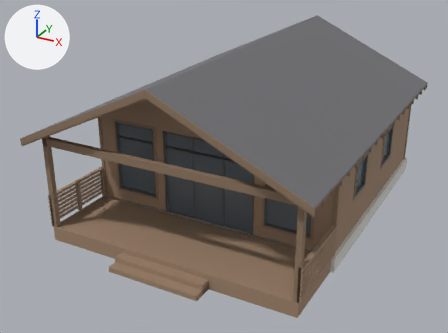
Before and after pictures for a commit that changed the glTF model deliveries/2026-09-29_cabin-2br-terrace/cabin-2br-terrace_3d.glb.
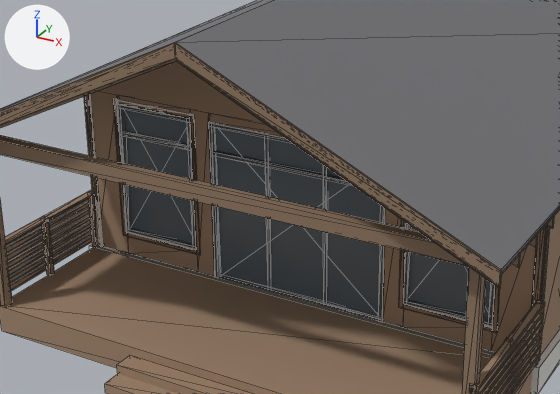
Old and new are each drawn whole from a camera (50 mm lens) standing at (12.15, -14.18, 9.01) and looking at (3.39, 1.73, 1.05) and again close up on the part from 12% to 77% of the width and 20% to 82% of the height. The lights are fixed; the arrows at upper left show +X, +Y and +Z. The older version's two pictures come first. The close-ups show mesh edges as thin lines. Vertices at exactly the same position are counted once.

The first close-up shows 'frame', 'glass', 'rafters', 'roof_tiles', 'slab', 'trim', 'wood' and 1 more.
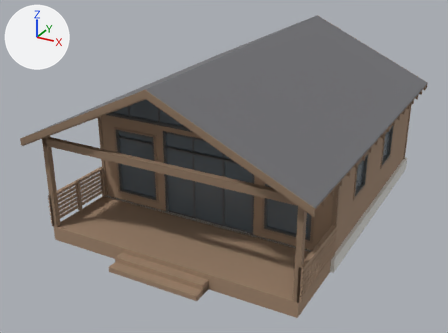
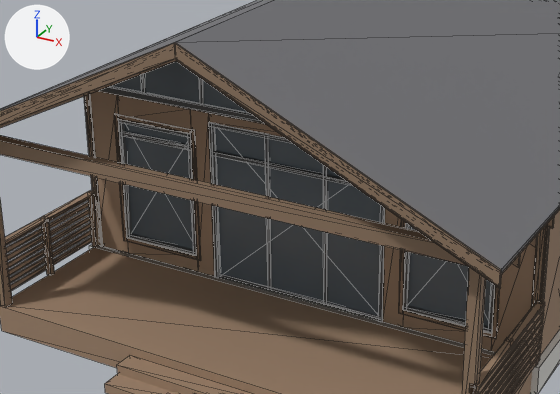
Where the change shows, as pixel boxes [x1, y1, x2, y2] in the close-ups (560 x 394 px; the box of a moved part takes in the faces that stretch with it):
'wood', reshaped
    before: [0, 61, 560, 394]
    after: [0, 91, 560, 394]
'glass', reshaped
    before: [123, 109, 491, 320]
    after: [112, 61, 491, 326]
'frame', reshaped (mostly hidden)
    before: [117, 104, 495, 327]
    after: [99, 74, 495, 333]
part 1 of me_wood, moved or reshaped
    before: [99, 61, 265, 272]
    after: [117, 95, 198, 272]
part 2 of me_wood, moved or reshaped
    before: [403, 309, 493, 351]
    after: [403, 315, 492, 351]
part 3 of me_glass, added
    after: [124, 124, 193, 249]
part 4 of me_glass, added
    after: [409, 226, 491, 326]
part 5 of me_glass, added
    after: [112, 61, 251, 114]
part 6 of me_frame, moved or reshaped
    before: [117, 104, 196, 250]
    after: [118, 119, 196, 256]
part 7 of me_frame, moved or reshaped
    before: [403, 223, 495, 327]
    after: [403, 223, 495, 333]
part 8 of me_frame, added
    after: [99, 86, 265, 124]
part 9 of me_frame, added
    after: [141, 74, 146, 93]
part 10 of me_frame, added
    after: [199, 78, 204, 105]
part 11 of me_trim, moved or reshaped
    before: [113, 99, 201, 255]
    after: [114, 114, 201, 261]
part 12 of me_trim, moved or reshaped
    before: [399, 219, 500, 333]
    after: [399, 219, 500, 339]

Diff of the bpy script that builds the scene:
```diff
--- a/deliveries/2026-09-29_cabin-2br-terrace/cabin-2br-terrace_3d.glb.py
+++ b/deliveries/2026-09-29_cabin-2br-terrace/cabin-2br-terrace_3d.glb.py
@@ me_wood @@
-me_wood.from_pydata(...)  # 332 vertices, 640 faces; spans x -0.14..7.82, y -3.06..7.74, z -0.45..4.62
+me_wood.from_pydata(...)  # 330 vertices, 632 faces; spans x -0.14..7.82, y -3.06..7.74, z -0.45..4.62
+# me_wood part 1: 8 vertices moved from x 0.6..2.0, y -0.06..0.06, z 0.4..2.65 to x 0.6..2.0, y -0.06..0.06, z 0.3..2.4; 2 vertices removed from x 3.84, y -0.06..0.06, z 4.62
+# me_wood part 2: 8 vertices moved from x 5.68..7.08, y -0.06..0.06, z 0.4..2.65 to x 5.68..7.08, y -0.06..0.06, z 0.3..2.4
 me_wood.materials.append(mat_wood)
@@ me_glass @@
 # verts and faces of me_glass; kept vertices keep their numbers, new ones are numbered from 80
-me_glass.from_pydata(...)  # 80 vertices, 120 faces; spans x -0.01..7.69, y -0.01..7.69, z 0.0..2.65
+me_glass.from_pydata(...)  # 86 vertices, 128 faces; spans x -0.01..7.69, y -0.01..7.69, z 0.0..4.48
+# me_glass part 3: a new loose piece, a box spanning x 0.6..2.0, y -0.01..0.01, z 0.3..2.4, in mat_glass (grey #626c73)
+# me_glass part 4: a new loose piece, a box spanning x 5.68..7.08, y -0.01..0.01, z 0.3..2.4, in mat_glass (grey #626c73)
+# me_glass part 5
+verts[80] = (0.1, -0.01, 2.9)
+verts[81] = (7.58, -0.01, 2.9)
+verts[82] = (3.84, -0.01, 4.48)
+for new, old in zip([83, 84, 85], [80, 81, 82]): verts[new] = verts[old] + (0.0, 0.02, 0.0)
+faces += [(80, 81, 82), (83, 85, 84), (81, 83, 84), (80, 83, 81), (82, 84, 85), (81, 84, 82)]
+faces += [(80, 85, 83), (80, 82, 85)]
+# other edits to the shape of me_glass do not show in these pictures
 me_glass.materials.append(mat_glass)
@@ me_frame @@
-me_frame.from_pydata(...)  # 400 vertices, 744 faces; spans x -0.08..7.76, y -0.08..7.76, z 0.0..2.65
+me_frame.from_pydata(...)  # 472 vertices, 852 faces; spans x -0.09..7.77, y -0.08..7.76, z 0.0..4.69
+# me_frame part 6: the loose piece of 24 vertices spanning x 0.6..2.0, y -0.08..0.06, z 0.4..2.65 is scaled about its middle by (1, 1, 0.932), then moved by (0.0, 0.0, -0.17)
+# me_frame part 7: the loose piece of 24 vertices spanning x 5.68..7.08, y -0.08..0.06, z 0.4..2.65 is scaled about its middle by (1, 1, 0.932), then moved by (0.0, 0.0, -0.17)
+# me_frame part 8: a new loose piece, a box spanning x -0.06..7.74, y -0.06..0.06, z 2.8..2.9, in mat_frame (dark grey #535353)
+# me_frame part 9: a new loose piece, a box spanning x 1.067..1.127, y -0.03..0.03, z 2.9..3.28, in mat_frame (dark grey #535353)
+# me_frame part 10: a new loose piece, a box spanning x 2.164..2.224, y -0.03..0.03, z 2.9..3.799, in mat_frame (dark grey #535353)
+# other edits to the shape of me_frame do not show in these pictures
 me_frame.materials.append(mat_frame)
@@ me_trim @@
 me_trim.from_pydata(...)  # 368 vertices, 684 faces; spans x -0.46..8.14, y -2.88..8.16, z 0.0..4.86
+# me_trim part 11: the loose piece of 24 vertices spanning x 0.53..2.07, y -0.09..-0.06, z 0.33..2.72 is scaled about its middle by (1, 1, 0.936), then moved by (0.0, 0.0, -0.18)
+# me_trim part 12: the loose piece of 24 vertices spanning x 5.61..7.15, y -0.09..-0.06, z 0.33..2.72 is scaled about its middle by (1, 1, 0.936), then moved by (0.0, 0.0, -0.18)
 me_trim.materials.append(mat_trim)
```
